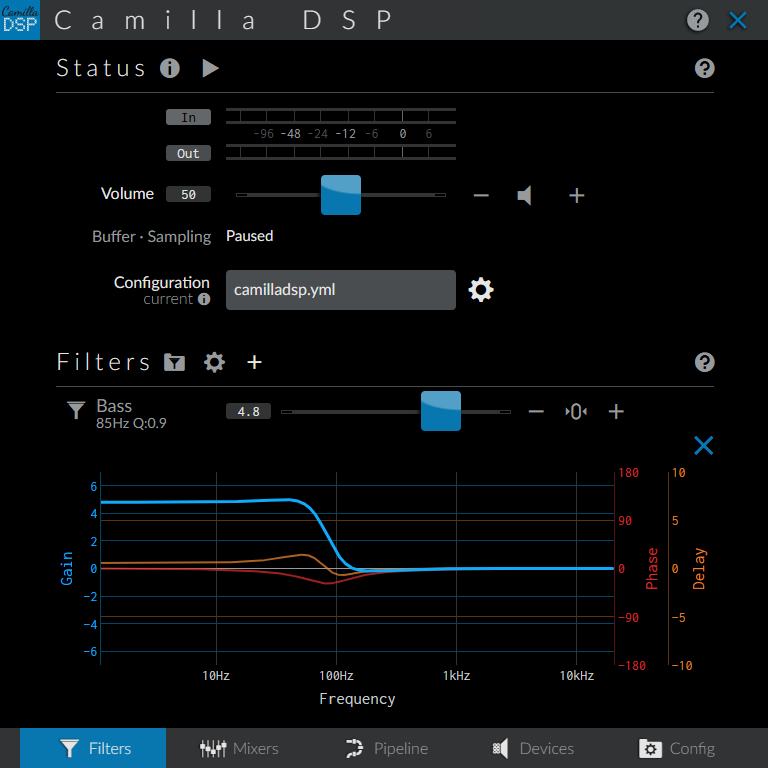
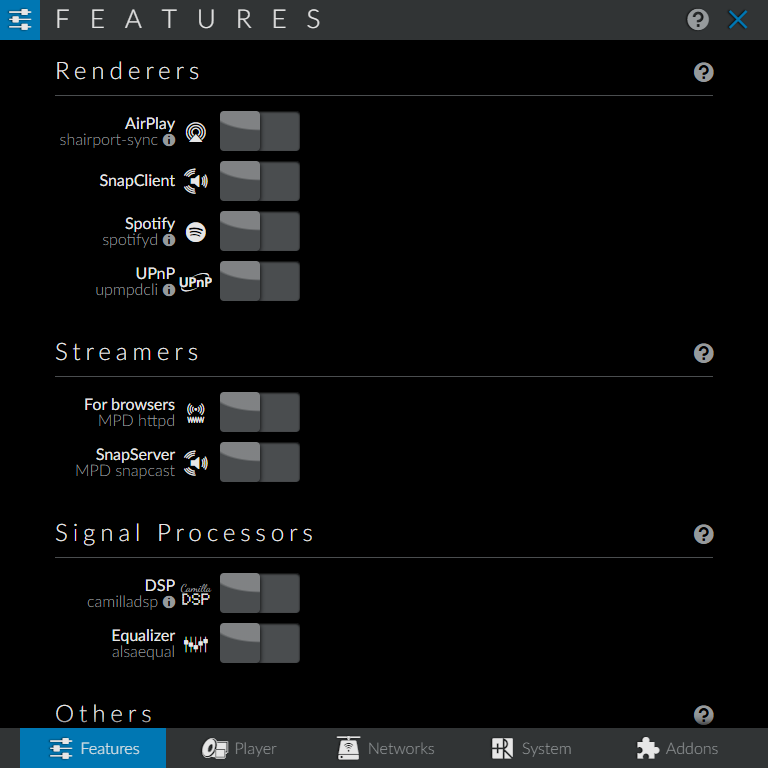
Layers edited between the first and the second 768×768 image:
hid "58", painted on it over [0,0,752,768]
hid "57" over [0,0,752,768]
showed "49" over [0,0,752,768]
